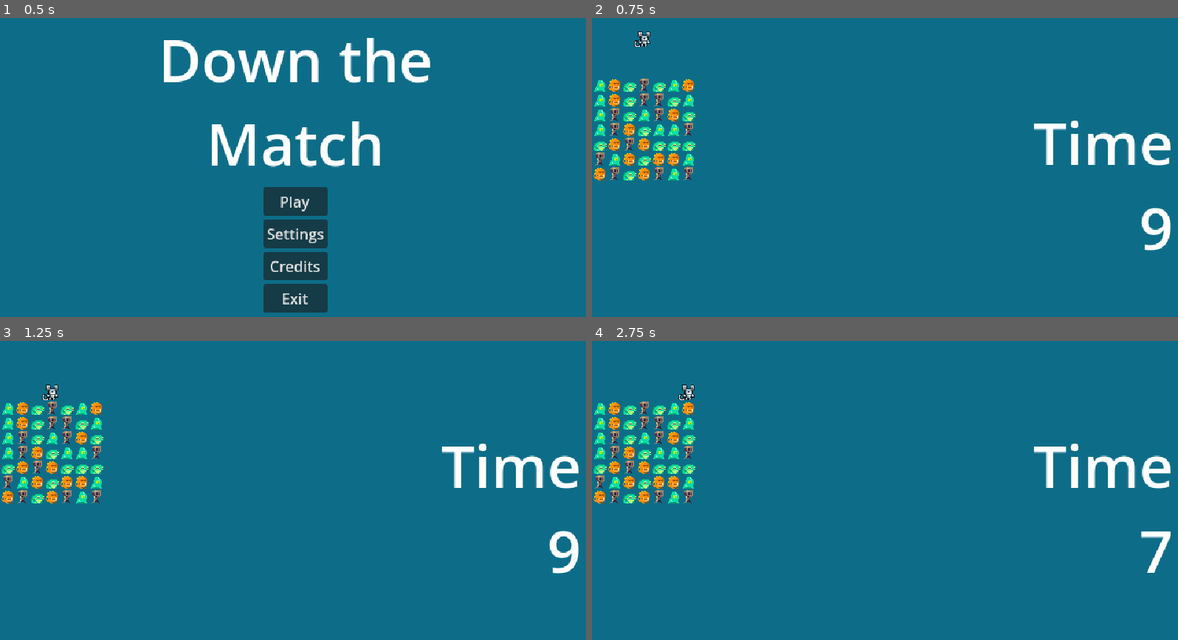
Above: before the commit, frames 1-4 (two rows, left to right).
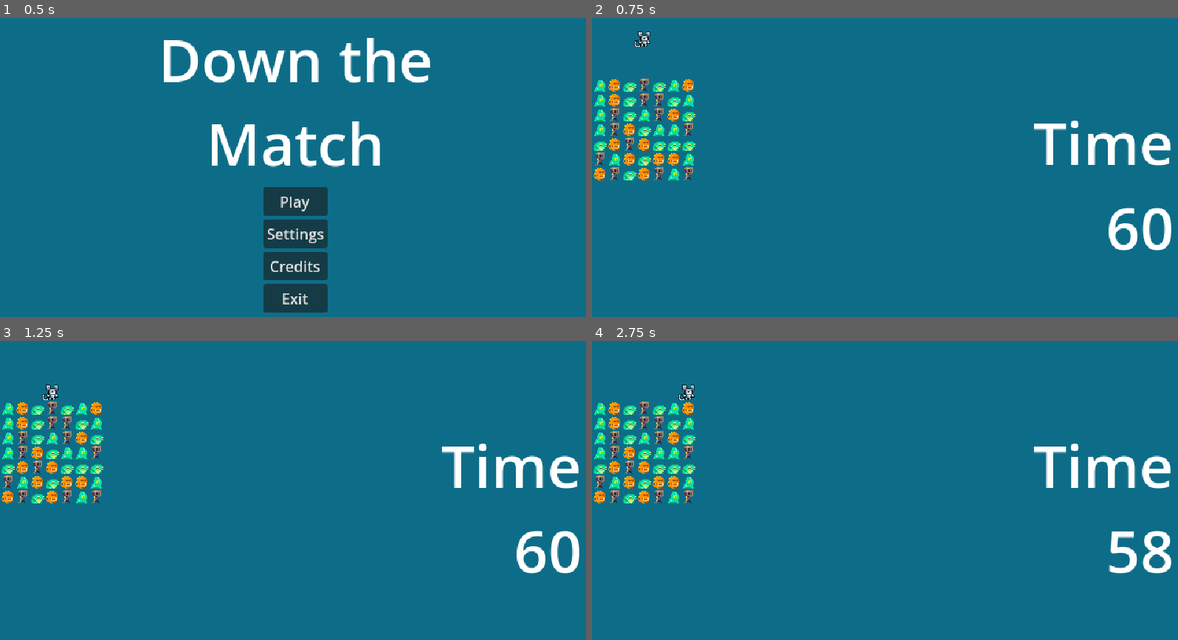
Above: after the commit, the same moments.

Repository: BoatsandJoes/doctor-ill
Game: Godot game, scene res://scenes/main.tscn
Two runs of this game, one before a commit and one after it. Both use one fixed random seed, a clock stepped at 60 frames per second and the inputs below. Sound files missing from this copy of the repository are replaced by a short silence.
Inputs:
- Up to frame 1 (0.5 s): no input
- Up to frame 2 (0.75 s): click "Play" at 0.5 s
- Up to frame 3 (1.25 s): no input
- Up to frame 4 (2.75 s): hold Right (right) 1.28-2.03 s; hold Keypad 7 (accept) 1.28-2.03 s; hold Down (down) from 2.03 s (still down); tap Space (kick) at 2.1 s

Frame 1 is identical in both runs. In frame 2, 0.7% of the frame differs, in the area x 88-99%, y 63-78%; in frame 3, 0.7%; in frame 4, 0.8%.

Commit message:
Setting up for clock and ice.

Diff:
--- /dev/null
+++ b/scenes/gameObjects/pieces/Air.tscn
@@ -0,0 +1,8 @@
+[gd_scene load_steps=2 format=3 uid="uid://pcns3o84pj4s"]
+
+[ext_resource type="Script" uid="uid://cb1pc5c3i6m0g" path="res://scenes/gameObjects/pieces/air.gd" id="1_oaht3"]
+
+[node name="Air" type="Node2D"]
+script = ExtResource("1_oaht3")
+
+[node name="Sprite2D" type="Sprite2D" parent="."]
--- /dev/null
+++ b/scenes/gameObjects/pieces/Trash.tscn
@@ -0,0 +1,8 @@
+[gd_scene load_steps=2 format=3 uid="uid://bqqkkyd07ar6e"]
+
+[ext_resource type="Script" uid="uid://wmneym5ccdab" path="res://scenes/gameObjects/pieces/trash.gd" id="1_24dh2"]
+
+[node name="Trash" type="Node2D"]
+script = ExtResource("1_24dh2")
+
+[node name="Sprite2D" type="Sprite2D" parent="."]
--- /dev/null
+++ b/scenes/gameObjects/pieces/air.gd
@@ -0,0 +1,2 @@
+extends Piece
+class_name Air
--- /dev/null
+++ b/scenes/gameObjects/pieces/trash.gd
@@ -0,0 +1,2 @@
+extends Piece
+class_name Trash
--- a/scenes/ui/hud.gd
+++ b/scenes/ui/hud.gd
@@ -3,7 +3,7 @@
 
 signal out_of_air
 
-var maxAir: float = 9.99
+var maxAir: float = 60.99
 var air: float = maxAir
 
 func update_air(delta: float):
Binary file added: assets/sprites/clock.png
Not shown, added: assets/sprites/clock.png.import
Binary file added: assets/sprites/ice is nice.png
Not shown, added: assets/sprites/ice is nice.png.import
Not shown, added: scenes/gameObjects/pieces/air.gd.uid
Not shown, added: scenes/gameObjects/pieces/trash.gd.uid
